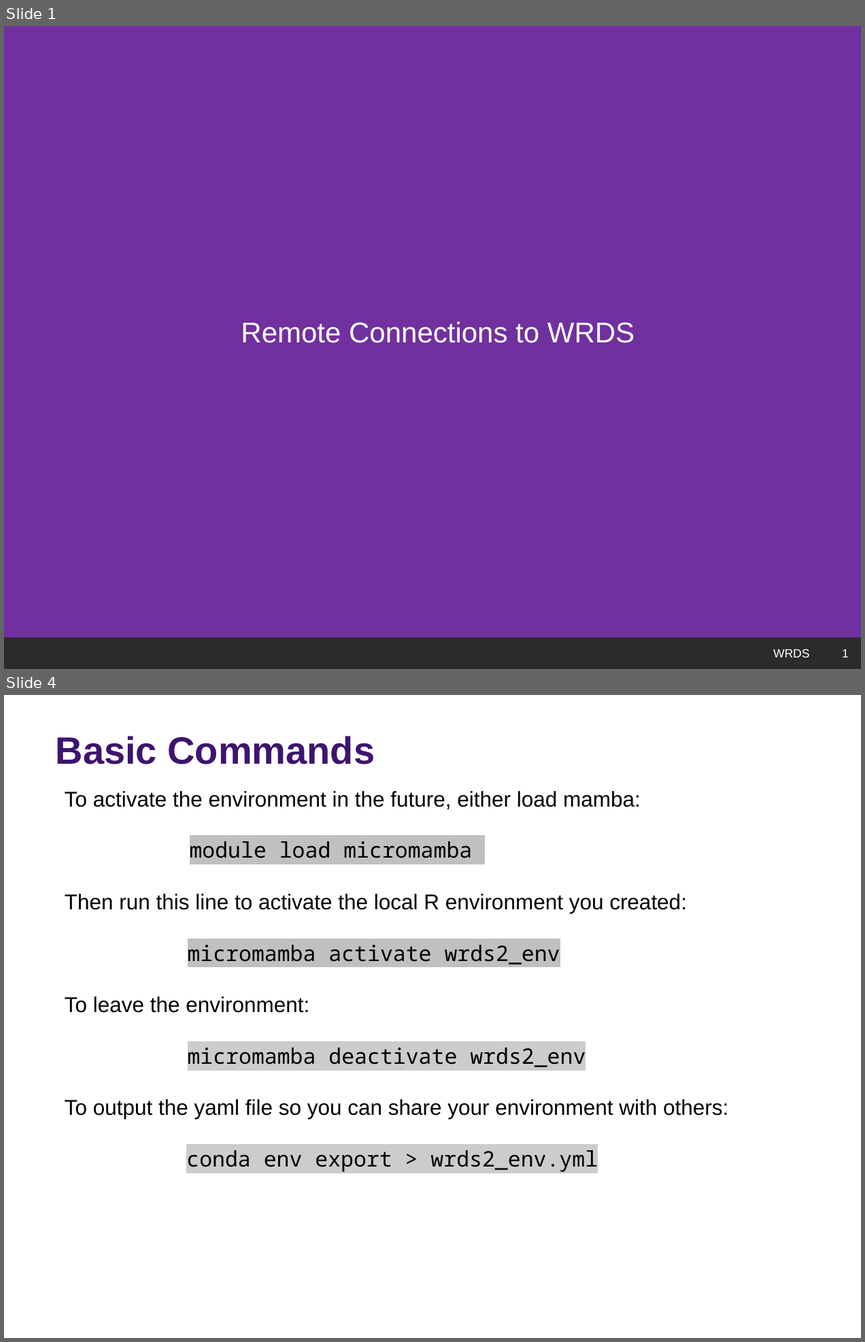
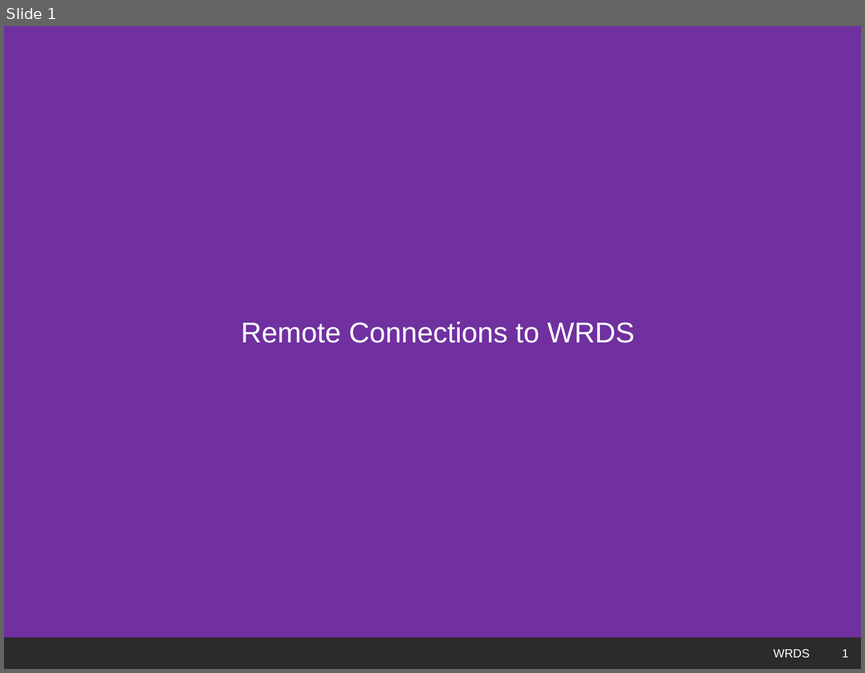
Before and after one commit to rs-kellogg/2024_phd_workshop, a slide deck: wrds/WRDS_authentication.pptx. Shown one above the other, each under a label of ours: slides 1 and 4 before the commit, slide 1 after it; the slides between them are not shown. The pictures are 865x1342 and 865x673 pixels, drawn with LibreOffice and Linux fonts; fonts in the diff are those of the drawing; background and template pictures are left out; a plain dark background stands for a picture behind light text. Boxes give left, top, right and bottom in pixels: in the first picture for what was removed or moved away, otherwise in the second. Text is boxed around its words. In the diff, an @@ line names an element or a change of style, - is before the commit and + after.

Commit message:
deleted extraneous micromamba slides

```diff
--- a/wrds/WRDS_authentication.pptx
+++ b/wrds/WRDS_authentication.pptx
@@ slide 4 removed at (4,695,861,1338), background picture (left out) @@
@@ title removed at (56,736,375,764) @@
-Basic Commands
@@ text removed at (65,791,728,1172) @@
-To activate the environment in the future, either load mamba:
-module load micromamba
-Then run this line to activate the local R environment you created:
-micromamba activate wrds2_env
-To leave the environment:
-micromamba deactivate wrds2_env
-To output the yaml file so you can share your environment with others:
-conda env export > wrds2_env.yml
@@ text removed at (432,1305,818,1338) @@
-WRDS
@@ page number removed at (818,1305,857,1338) @@
-4
```
Also in this commit, not shown: 1 slide changed, 1 other slide removed.
